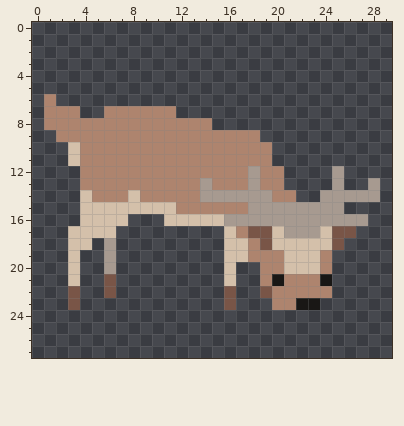
Edited in one commit: pixel-art sprite (Assets/Resources/grazing_deer.png). Above is the file before it was changed.
The file is 30x28 pixels.
Once edited:
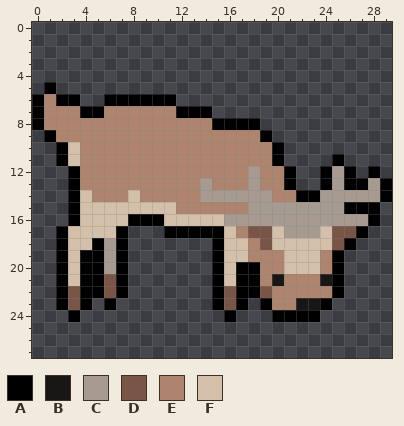
Palette (. is transparent): A #000000  B #191715  C #a79a90  D #795547  E #ae846e  F #d4c0aa
Changes in this commit:
Colour A now appears in row 5 at x 1; in row 6 at x 0, 2 to 3 and 6 to 11; in row 7 at x 0, 4 to 5 and 12 to 14; in row 8 at x 0 and 15 to 18; in row 9 at x 1 and 19; in row 10 at x 2 and 20.
Colour A now appears in row 11 at x 2, 20 and 25; in row 12 at x 3, 21, 24, 26 and 28; in row 13 at x 3, 21, 24, 26 to 27 and 29; in row 14 at x 3, 22 to 23 and 29; in row 15 at x 3 and 26 to 28; in row 16 at x 3, 8 to 10 and 28.
Colour A now appears in row 17 at x 2, 7, 11 to 15 and 27; in row 18 at x 2, 5, 7, 15 and 26; in row 19 at x 2, 4 to 5, 7, 15 and 25; in rows 20 to 22 at x 2, 4 to 5, 7, 15, 17 to 18 and 25; in row 23 at x 2, 4, 6, 15, 17, 19 and 24; in row 24 at x 3, 16 and 20 to 23.
Pixel boxes of the changes (left, top, right, bottom) in both pictures:
added: (32, 82, 392, 322)
